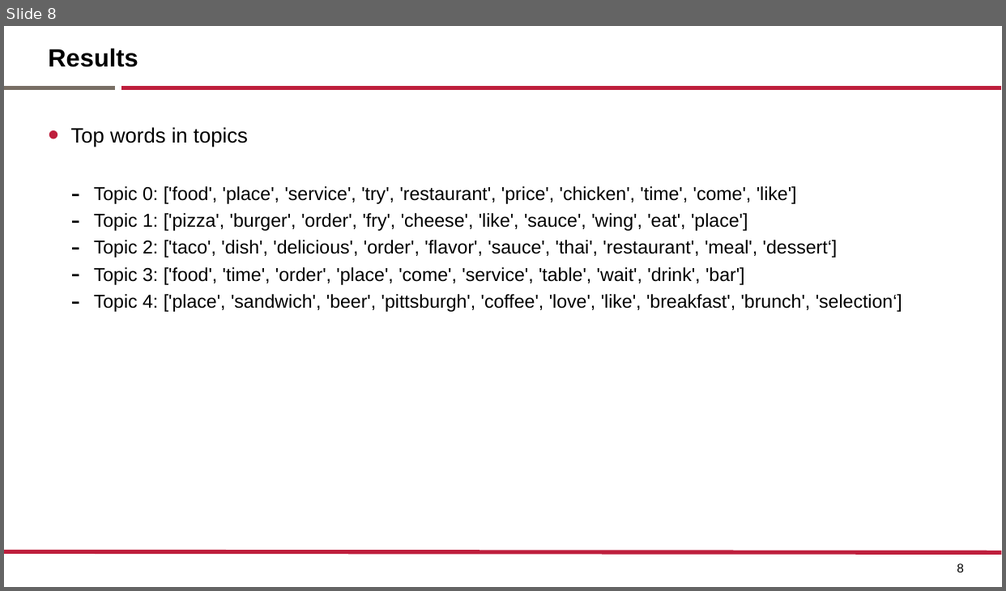
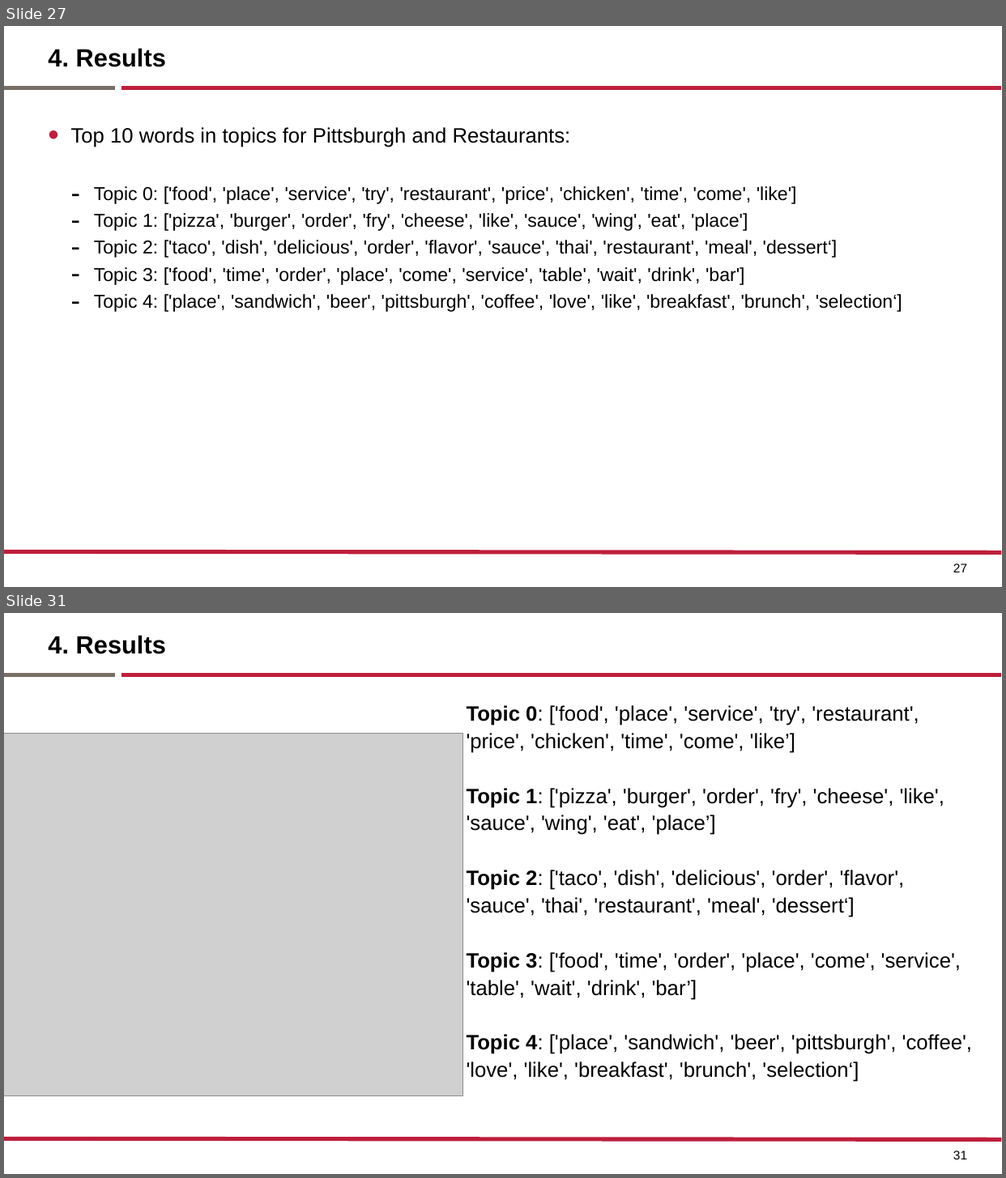
Before and after one commit to elviraPupka-Lipinski/Yelp_Analyzer, a slide deck: Presentation.pptx. Shown one above the other, each under a label of ours: slide 8 before the commit, slides 27 and 31 after it; the slides between them are not shown. The pictures are 1006x591 and 1006x1178 pixels, drawn with LibreOffice and Linux fonts; fonts in the diff are those of the drawing; grey boxes stand for pictures. Boxes give left, top, right and bottom in pixels: in the first picture for what was removed or moved away, otherwise in the second. Text is boxed around its words. In the diff, an @@ line names an element or a change of style, - is before the commit and + after.

```diff
--- a/Presentation.pptx
+++ b/Presentation.pptx
@@ slide 31 added at <box>4,613,1002,1174</box>, background #FFFFFF; not listed: 3 template elements that a slide beside it also shows @@
@@ title added at <box>48,635,166,654</box>, 24 pt, text #000000, bold @@
+4. Results
@@ text added at <box>467,705,972,1082</box>, 20 pt, text #000000 @@
+Topic 0: ['food', 'place', 'service', 'try', 'restaurant', 'price', 'chicken', 'time', 'come', 'like’]
+Topic 1: ['pizza', 'burger', 'order', 'fry', 'cheese', 'like', 'sauce', 'wing', 'eat', 'place’]
+Topic 2: ['taco', 'dish', 'delicious', 'order', 'flavor', 'sauce', 'thai', 'restaurant', 'meal', 'dessert‘]
+Topic 3: ['food', 'time', 'order', 'place', 'come', 'service', 'table', 'wait', 'drink', 'bar’]
+Topic 4: ['place', 'sandwich', 'beer', 'pittsburgh', 'coffee', 'love', 'like', 'breakfast', 'brunch', 'selection‘]
@@ picture added at <box>4,734,463,1097</box> @@
@@ page number added at <box>953,1151,967,1160</box>, 12 pt, text #000000 @@
+31
@@ what was slide 8 is now slide 27 @@
@@ slide 27 changed as well @@
@@ title at <box>48,48,166,67</box>: text changed @@
-Results
+4. Results
@@ text at <box>71,127,571,148</box>: text changed @@
-• Top words in topics
+• Top 10 words in topics for Pittsburgh and Restaurants:
@@ page number at <box>953,564,967,573</box>: text changed @@
-8
+27
```
Also in this commit, not shown: 7 other slides changed, 29 other slides added, 4 slides removed, 4 other files.
